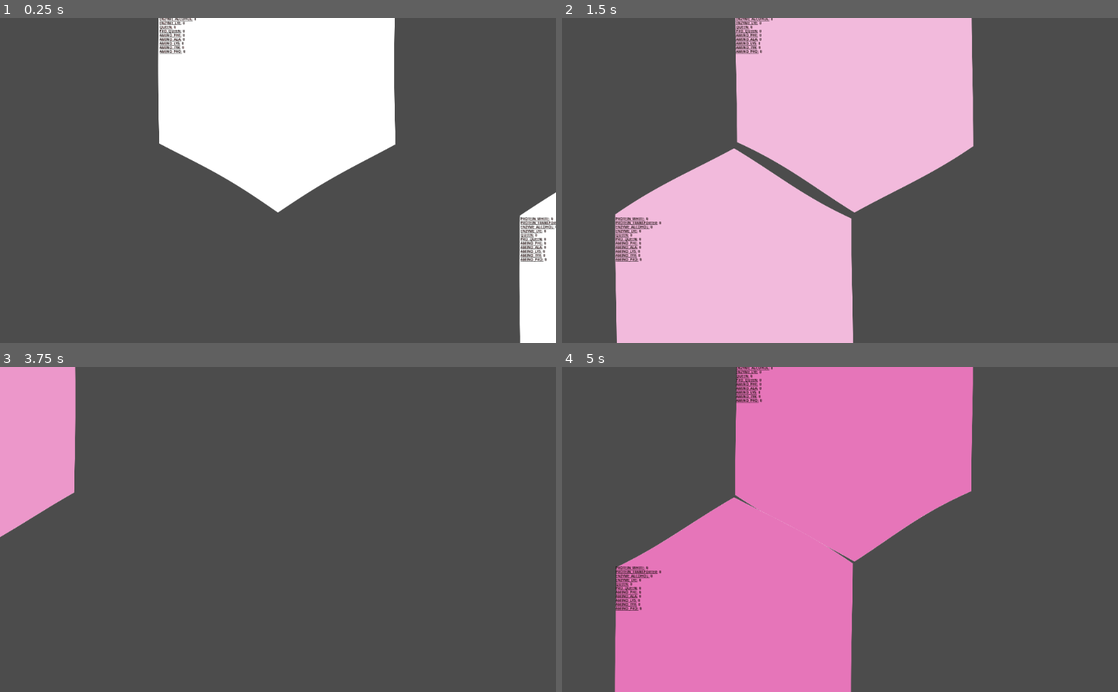
Above: before the commit, frames 1-4 (two rows, left to right).
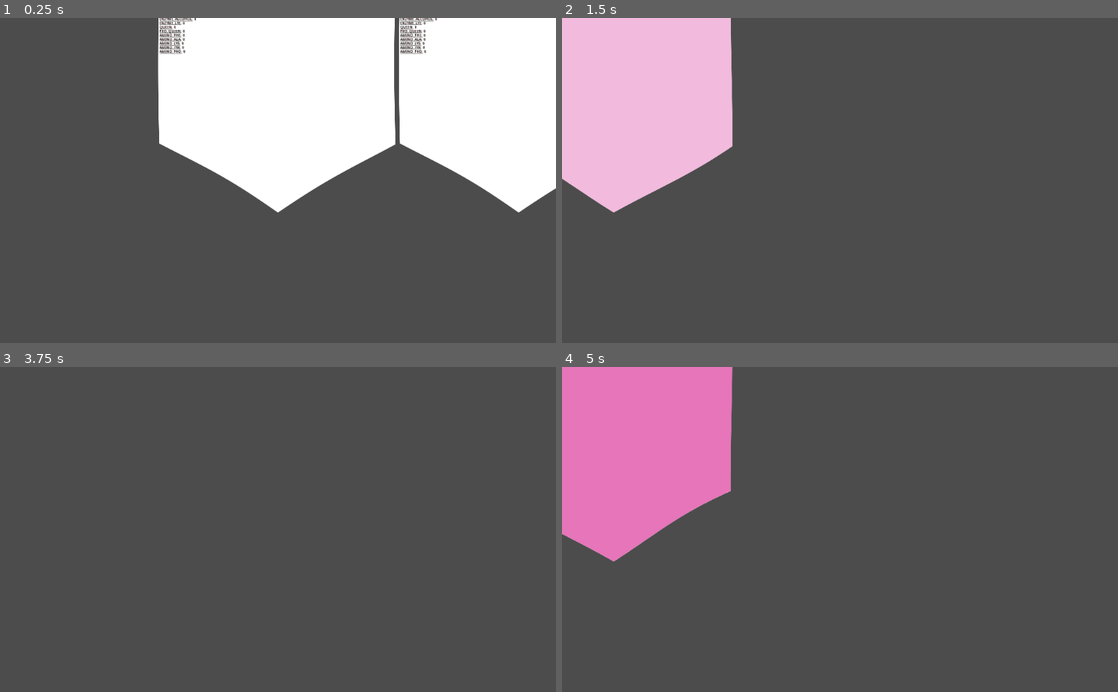
Above: after the commit, the same moments.

Repository: tobyp/hackathon2020
Game: Godot game, scene res://main.tscn
Same seed, same stepped clock (60 frames per second), same inputs: the game is played once before the commit and once after it.
Inputs (mouse positions are in pixels of both pictures, inside the frame that each line leads up to):
- Up to frame 1 (0.25 s): no input
- Up to frame 2 (1.5 s): tap Enter at 0.5 s; move the mouse to (962, 164) at 0.52 s; hold D 0.53-1.25 s; click (962, 164) at 0.67 s; drag from (728, 196) to (812, 245) at 1.27 s
- Up to frame 3 (3.75 s): move the mouse to (333, 458) at 2.02 s; hold D 2.03-2.75 s; drag from (250, 594) to (111, 480) at 2.77 s; tap Space at 3.5 s; move the mouse to (444, 578) at 3.52 s; hold A from 3.53 s (still down)
- Up to frame 4 (5 s): release A at 4.25 s; drag from (673, 480) to (756, 448) at 4.27 s

The runs differ from the first frame. In frame 1, 17% of the frame differs, in the area x 71-100%, y 0-100%; in frame 2, 58%, in the area x 0-74%, y 0-100%; in frame 3, 6.2%; in frame 4, 57%.

Commit message:
What? Someone divided by zero? Who would do that?!?

Diff:
--- a/cells/cell.gd
+++ b/cells/cell.gd
@@ -17,10 +17,12 @@
 ### API
 # Are particles of type `type` allowed to be pushed to `neighbor`?
 # Note, there is no `input_rule(type, neighbor)`, use `neighbor.output_rule(type, self)` instead
-func output_rule(type, neighbor: Cell) -> bool:
+func output_rule(type: int, neighbor: Cell) -> bool:
 	return output_rules[type].get(neighbor, false)
 
-func set_output_rule(type, neighbor: Cell, rule: bool):
+func set_output_rule(type: int, neighbor: Cell, rule: bool):
+	if not output_rules.has(type):
+		output_rules[type] = {}
 	output_rules[type][neighbor] = rule
 
 ### UTILTIY/PRIVATE
@@ -36,7 +38,7 @@
 	particle_counts[type] = new_count
 	emit_signal("particle_count_changed", type, old_count, new_count)
 
-func remove_particles(type, count: int):
+func remove_particles(type: int, count: int) -> int:
 	var old_count = particle_counts.get(type, 0)
 	count = min(old_count, count)  # don't remove more than we have
 	var new_count = old_count - count;
@@ -48,11 +50,13 @@
 			break
 	particle_counts[type] = new_count
 	emit_signal("particle_count_changed", type, old_count, new_count)
+	return count
 
 # Transfer `count` particles of type `type` from this cell to `dest`.
 # This should take care of updating the particle_count dicts on both cells, and any actual particle
 func _push_particles(type: int, dest: Cell, count: int):
-	pass  # TODO
+	count = remove_particles(type, count)
+	dest.add_particles(type, count)
 
 # Called every game step.
 func simulate():
@@ -92,9 +96,10 @@
 			demand_neighbors[n] = demand_neighbor
 			demand_total += demand_neighbor
 		var budget = min(demand_total, supply_own)  # don't send more than the neighbors want, but also not more than we have
-		for n in demand_neighbors.keys():
-			var demand_neighbor = demand_neighbors[n]
-			self._push_particles(t, n, round(budget * demand_neighbor / demand_total) as int)
+		if demand_total > 0:
+			for n in demand_neighbors.keys():
+				var demand_neighbor = demand_neighbors[n]
+				self._push_particles(t, n, round(budget * demand_neighbor / demand_total) as int)
 
 func _process_potential_recipes():
 	var recipes = Recipe.matches(particle_counts)
--- a/main.gd
+++ b/main.gd
@@ -5,6 +5,5 @@
 func _ready():
 	var cell0 = $HexGrid.create_cell(0, 0) as Cell
 	cell0.add_particles(Globals.ParticleType.PROTEIN_WHITE, 20)
-	$HexGrid.create_cell(2,0)
-	$HexGrid.create_cell(1,1)
-	$HexGrid.create_cell(0,-1)
+	var cell1 = $HexGrid.create_cell(1,0)
+	cell0.set_output_rule(Globals.ParticleType.PROTEIN_WHITE, cell1, true)
